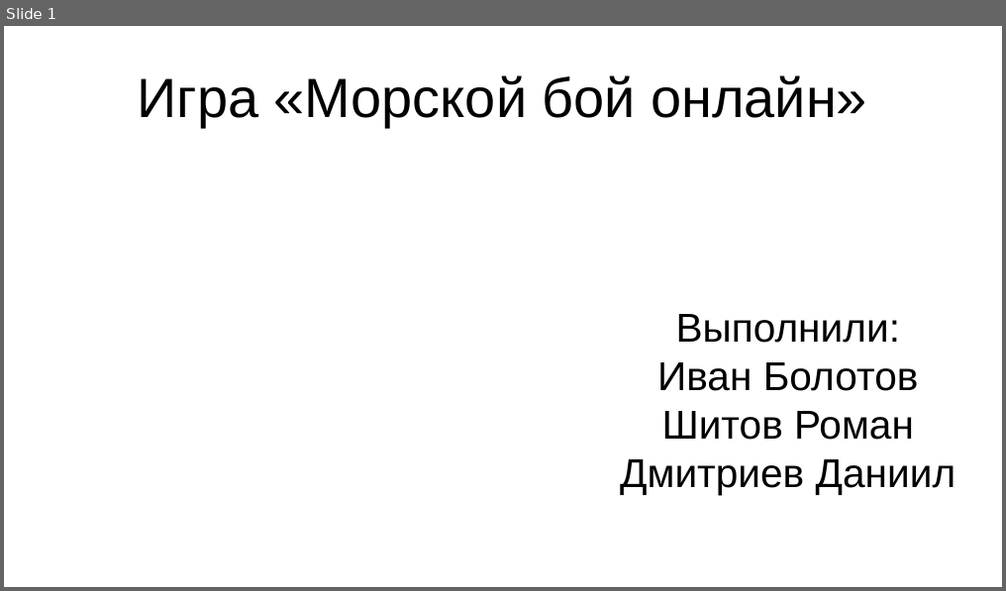
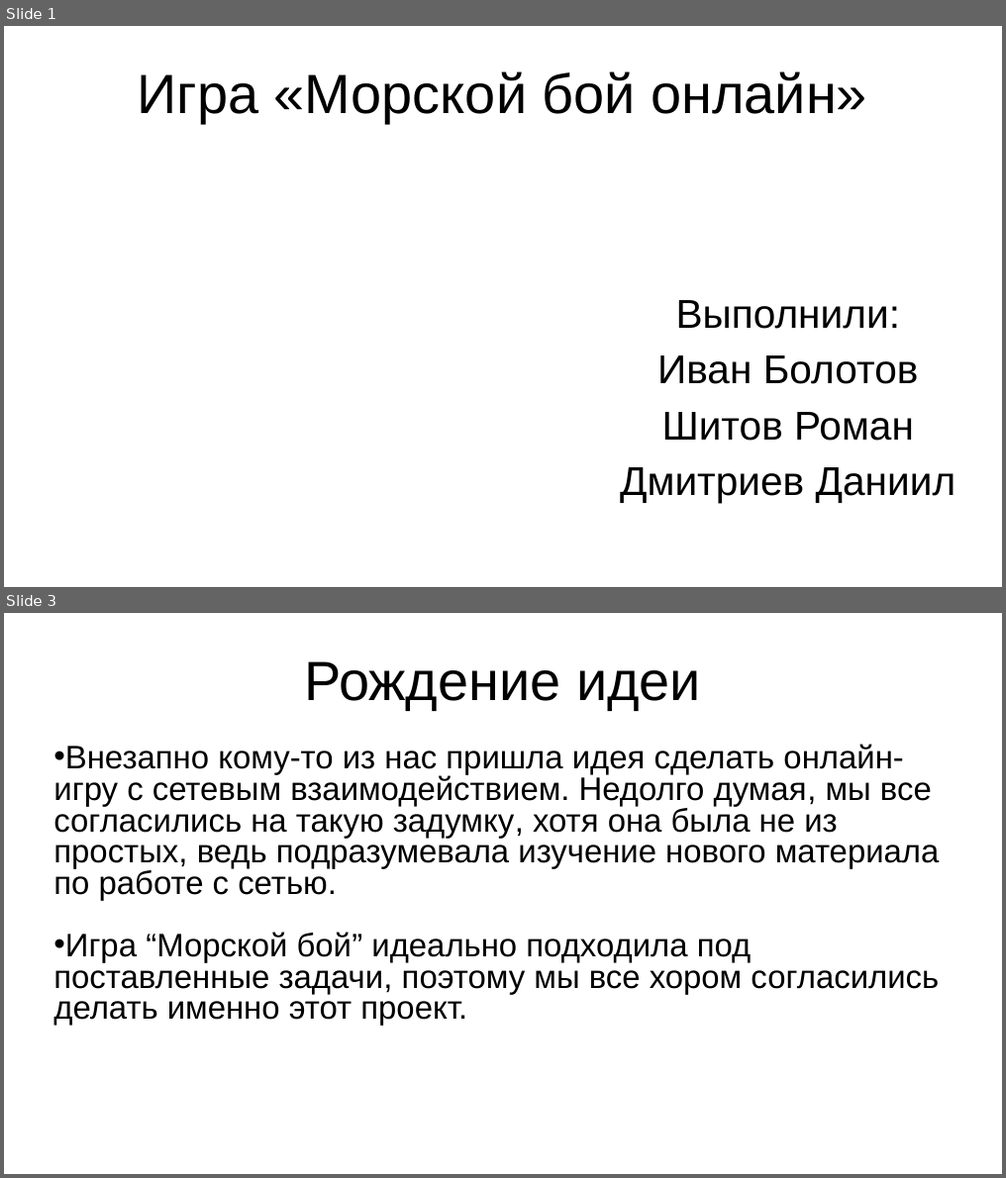
Before and after one commit to Ivan-Bolotov/PygameProject, a slide deck: Презентация.pptx. Shown one above the other, each under a label of ours: slide 1 before the commit, slides 1 and 3 after it; the slides between them are not shown. The pictures are 1006x591 and 1006x1178 pixels, drawn with LibreOffice and Linux fonts; fonts in the diff are those of the drawing. Boxes give left, top, right and bottom in pixels: in the first picture for what was removed or moved away, otherwise in the second. Text is boxed around its words. In the diff, an @@ line names an element or a change of style, - is before the commit and + after.

```diff
--- a/Презентация.pptx
+++ b/Презентация.pptx
@@ slide 3 added at (4,613,1002,1174), background #FFFFFF @@
@@ title added at (304,662,701,709), 44 pt, text #000000 @@
+Рождение идеи
@@ text added at (54,744,940,1026), 25.9 pt, text #000000 @@
+• Внезапно кому-то из нас пришла идея сделать онлайн-игру с сетевым взаимодействием. Недолго думая, мы все согласились на такую задумку, хотя она была не из простых, ведь подразумевала изучение нового материала по работе с сетью.
+• Игра “Морской бой” идеально подходила под поставленные задачи, поэтому мы все хором согласились делать именно этот проект.
@@ slide 1 changed as well @@
@@ title "Игра «Морской бой онлайн»" at (138,72,867,122): line spacing 1 to 0.9 @@
@@ subtitle "Выполнили:" at (620,300,956,503): indent changed; line spacing 1 to 0.9; more space between paragraphs @@
```
Also in this commit, not shown: 6 other slides added, 1 other file.
